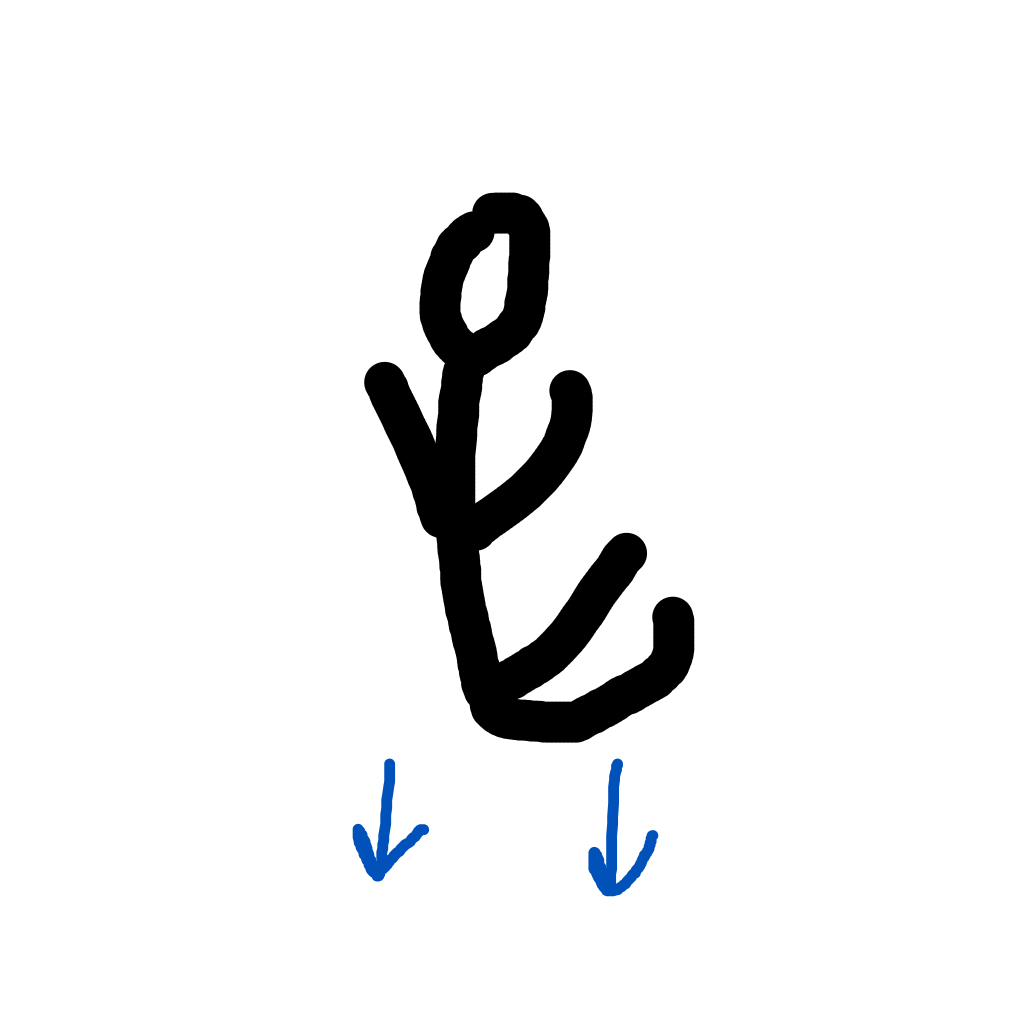
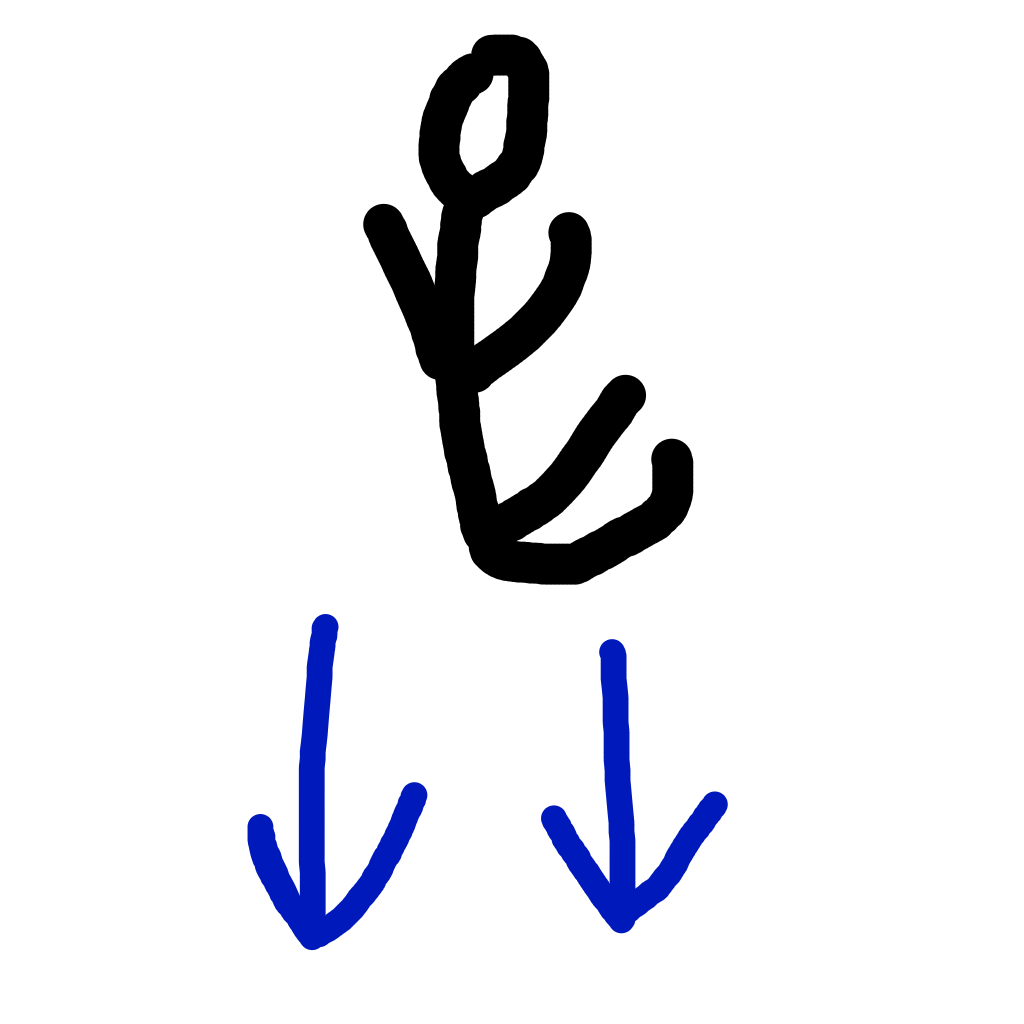
Revision of a layered 1024 x 1024 image; what changed, layer by layer:
painted on "Paint Layer 1" over bbox(247, 34, 728, 951)
